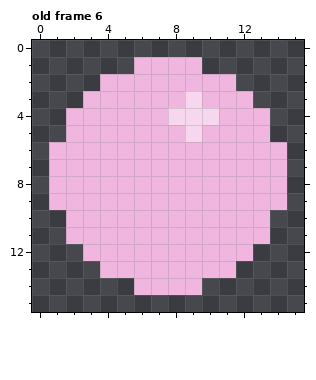
Pixel-art file -- Sprites/Weapons/Bubble_Firing_Animation.aseprite. Above is the file before it was changed.
16x16 pixels, 6 frames. Shown: old frame 6. The commit also changed other frames, which this record leaves out.
After:
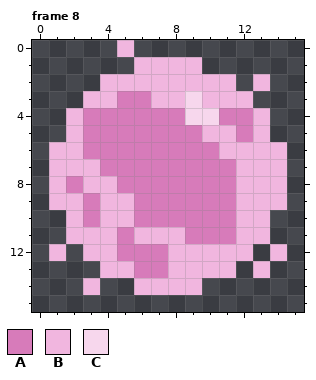
Palette (. is transparent): A #d77bba  B #f1b6df  C #f7d7ed
A new or re-ordered frame is compared with the old frame closest to it.
Changes in this commit:
frames 6 -> 11
Frame 8 is new; against old frame 6:
y 0: x 5 . -> B
y 2: x 13 . -> B
y 3: x 5..6 BB -> AA
y 4: x 3..8 BBBBBC -> AAAAAA; x 11..12 BB -> AA
y 5: x 3..9 BBBBBBC -> AAAAAAA; x 12 B -> A
y 6: x 3..10 BBBBBBBB -> AAAAAAAA
y 7: x 4..11 BBBBBBBB -> AAAAAAAA
y 8: x 2 B -> A; x 5..11 BBBBBBB -> AAAAAAA
y 9..10: x 3 B -> A; x 6..11 BBBBBB -> AAAAAA
y 11: x 5 B -> A; x 9..11 BBB -> AAA
y 12: x 1 . -> B; x 5..7 BBB -> AAA; x 14 . -> B
y 13: x 6..7 BB -> AA; x 13 . -> B
y 14: x 3 . -> B
Pixel boxes of the changes (left, top, right, bottom) in both pictures:
changed: (49, 40, 287, 295)
